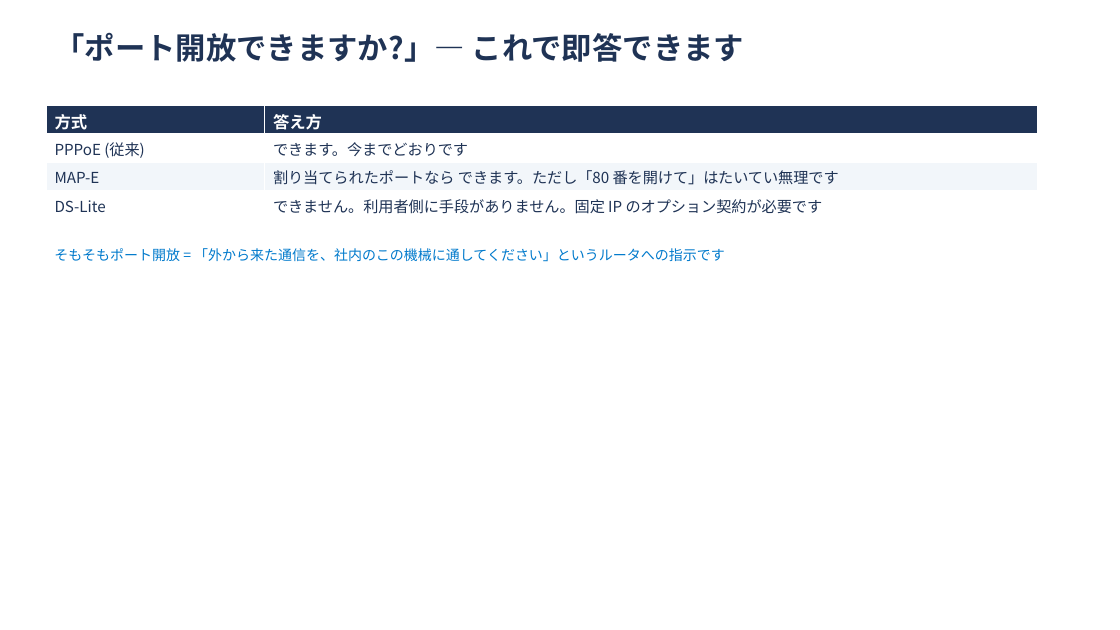
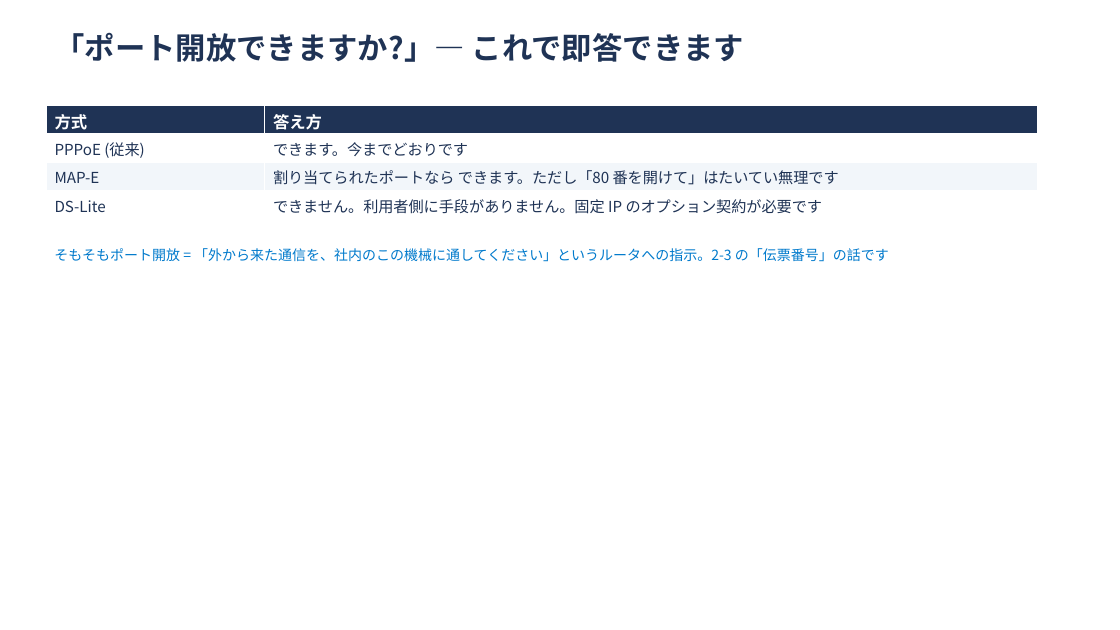
Before and after one commit to ginchankawaii/claude-code-book-template, a slide deck: slide 27 of docs/ipoe-lab/slides/setsumeikai.pptx. Drawn at 1120x630 pixels with LibreOffice and Linux fonts; fonts in the diff are those of the drawing. Boxes give left, top, right and bottom in pixels: in the first picture for what was removed or moved away, otherwise in the second. Text is boxed around its words. In the diff, an @@ line names an element or a change of style, - is before the commit and + after.

```diff
--- a/docs/ipoe-lab/slides/setsumeikai.pptx
+++ b/docs/ipoe-lab/slides/setsumeikai.pptx
@@ text at [54, 248, 889, 262]: text changed @@
-そもそもポート開放 = 「外から来た通信を、社内のこの機械に通してください」というルータへの指示です
+そもそもポート開放 = 「外から来た通信を、社内のこの機械に通してください」というルータへの指示。2-3 の「伝票番号」の話です
```
Also in this commit, not shown: 1 other slide changed, 1 other file.
